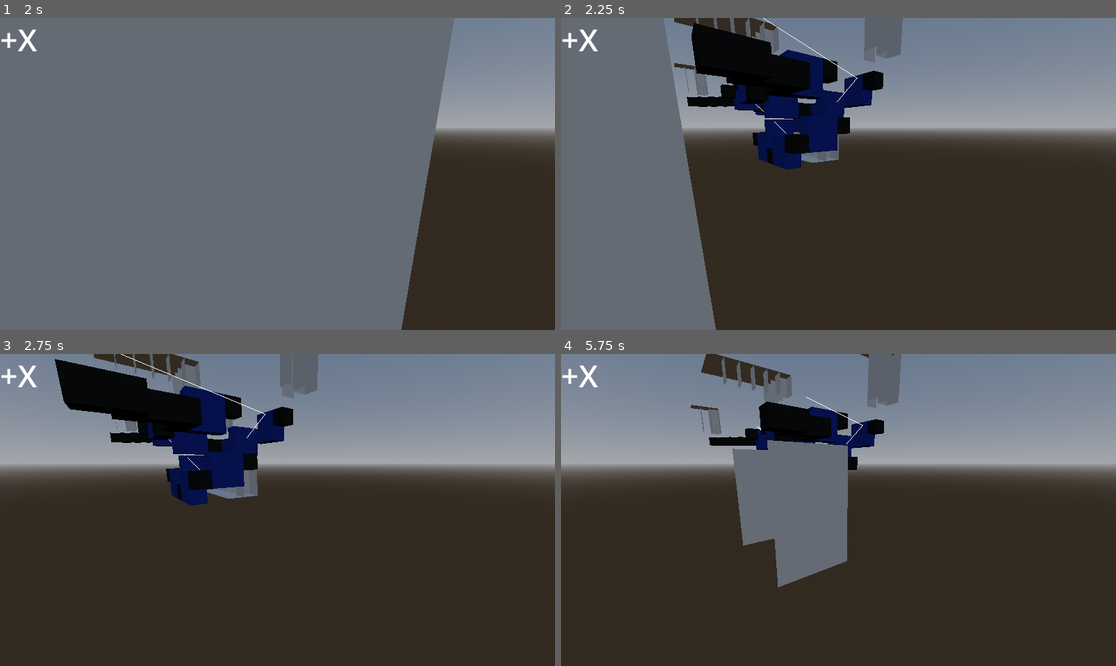
Above: before the commit, frames 1-4 (two rows, left to right).
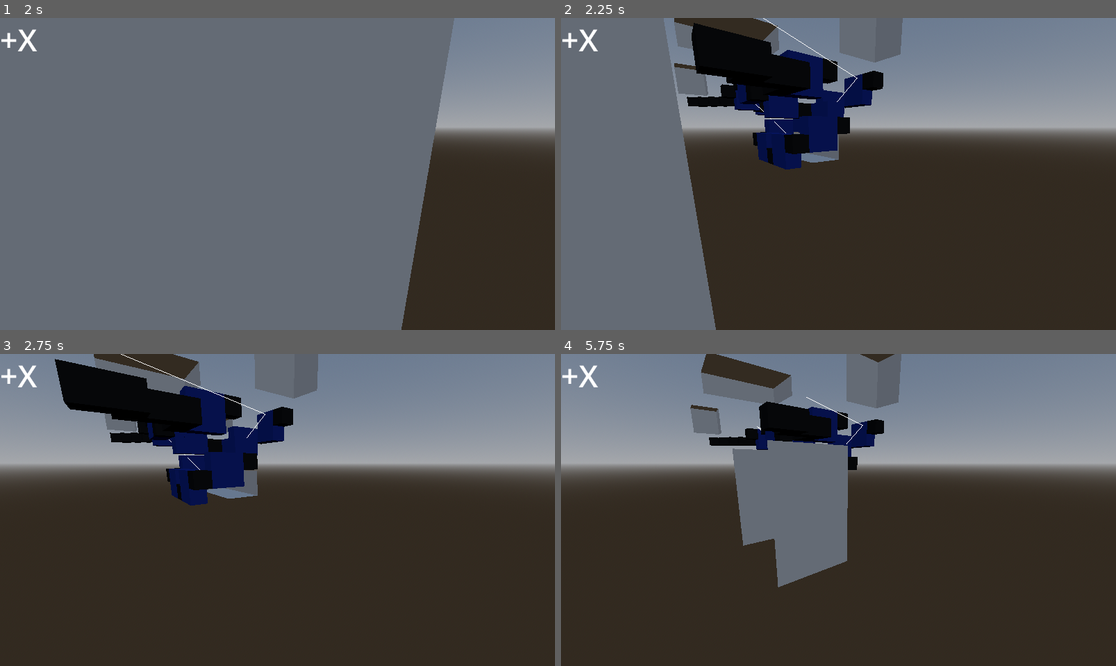
Above: after the commit, the same moments.

Repository: JackJ30/DunGen
Game: Godot game, scene res://Main.tscn
Two runs of this game, one before a commit and one after it. Both use one fixed random seed, a clock stepped at 60 frames per second and the inputs below.
Inputs (mouse positions are in pixels of both pictures, inside the frame that each line leads up to):
- Up to frame 1 (2 s): tap Enter at 0.5 s; drag from (88, 49) to (333, 105) at 0.52 s; tap Space at 1.25 s; drag from (166, 189) to (249, 236) at 1.27 s
- Up to frame 2 (2.25 s): tap Enter at 2 s; move the mouse to (894, 105) at 2.02 s; hold D from 2.03 s (still down); tap Shift at 2.1 s
- Up to frame 3 (2.75 s): keep holding D
- Up to frame 4 (5.75 s): release D at 2.75 s; drag from (810, 572) to (672, 463) at 2.77 s; tap Space at 3.5 s; move the mouse to (1005, 556) at 3.52 s; hold A 3.53-4.25 s; tap Q at 3.6 s; drag from (672, 463) to (755, 432) at 4.27 s; tap Enter at 5 s; move the mouse to (866, 510) at 5.02 s; hold S from 5.03 s (still down); tap Shift at 5.1 s; click (866, 510) at 5.17 s

Frame 1 is identical in both runs. In frame 2, 1.3% of the frame differs, in the area x 20-59%, y 0-46%; in frame 3, 1.5%; in frame 4, 1.8%, in the area x 23-60%, y 0-26%.

Commit message:
It works

Diff:
--- a/Generation/Scripts/DungeonVisualGenerator.gd
+++ b/Generation/Scripts/DungeonVisualGenerator.gd
@@ -27,62 +27,40 @@
 	if !has_neighbor(cell, Vector3i.UP, Callable(self,"room_neighbor_evaluator")):
 		new_assets.append(room_ceiling.instantiate())
 
-	var neighbors = [int(has_neighbor(cell, Vector3i(0,0,1),Callable(self,"room_neighbor_evaluator"))),int(has_neighbor(cell, Vector3i(0,0,-1),Callable(self,"room_neighbor_evaluator"))),int(has_neighbor(cell, Vector3i(1,0,0),Callable(self,"room_neighbor_evaluator"))),int(has_neighbor(cell, Vector3i(-1,0,0),Callable(self,"room_neighbor_evaluator")))]
+	Callable(self,"room_neighbor_evaluator")
+
+	var neighbors = []
+	neighbors.append(int(has_neighbor(cell, Vector3i(0,0,1),Callable(self,"room_neighbor_evaluator"))))
+	neighbors.append(int(has_neighbor(cell, Vector3i(0,0,-1),Callable(self,"room_neighbor_evaluator"))))
+	neighbors.append(int(has_neighbor(cell, Vector3i(1,0,0),Callable(self,"room_neighbor_evaluator"))))
+	neighbors.append(int(has_neighbor(cell, Vector3i(-1,0,0),Callable(self,"room_neighbor_evaluator"))))
 	var num_neighbors = neighbors[0] + neighbors[1] + neighbors[2] + neighbors[3]
 
 	if(num_neighbors != 4):
-		var new_wall = null
+		var new_wall
 		var tile_direction
-
 		if num_neighbors == 0:
 			new_wall = room_wall0.instantiate()
-			tile_direction = Vector3i.ZERO
+			tile_direction = Vector3.ZERO
 		if num_neighbors == 1:
 			new_wall = room_wall1.instantiate()
-			tile_direction = Vector3i(0,0,1)
+			tile_direction = Vector3(0,0,1)
 		if num_neighbors == 2:
 			new_wall = room_wall2.instantiate()
-			tile_direction = Vector3i(1,0,1)
+			tile_direction = Vector3(1,0,1)
 		if num_neighbors == 3:
 			new_wall = room_wall3.instantiate()
-			tile_direction = Vector3i(0,0,1)
+			tile_direction = Vector3(0,0,1)
 
 		add_child(new_wall)
 		new_wall.global_position = grid_to_world_pos_floor(cell.position, cell_scale)
 
-		var direction = Vector3(neighbors[0] - neighbors[1],0,neighbors[2]-neighbors[3])
-		tile_direction = Vector3(tile_direction.x, 0, -tile_direction.z) # fix rotation issue
-		var angle = atan2(tile_direction.x, tile_direction.z) - atan2(direction.x, direction.z) # calculate angle
+		var direction = Vector3(neighbors[2] - neighbors[3], 0, neighbors[0] - neighbors[1])
 
-		new_wall.global_rotate(Vector3.UP, angle) # apply rotation
+		var angle = atan2(tile_direction.z, tile_direction.x) - atan2(direction.z, direction.x)# direction.angle_to(tile_direction)
+		if angle < 0: angle += 2*PI
 
-		#var angle = atan2(tile_direction.x,tile_direction.y) - atan2(direction.x,direction.y)
-
-		#new_wall.global_rotate(Vector3.UP, Vector3(tile_direction).angle_to(direction))
-	#var neighbors = [has_neighbor(cell, Vector3i(0,0,-1), Callable(self,"room_neighbor_evaluator")), has_neighbor(cell, Vector3i(0,0,1), Callable(self,"room_neighbor_evaluator")), has_neighbor(cell, Vector3i(1,0,0), Callable(self,"room_neighbor_evaluator")), has_neighbor(cell, Vector3i(-1,0,0), Callable(self,"room_neighbor_evaluator"))]
-	#var num_neighbors = (int(neighbors[0]) + int(neighbors[1]) + int(neighbors[2]) + int(neighbors[3]))
-
-	#if num_neighbors != 4:
-		#var new_wall = null
-		#var angle
-		#if num_neighbors == 0:
-		#	new_wall = room_wall0.instantiate()
-		#	angle = Vector3.ZERO
-		#if num_neighbors == 1:
-		#	new_wall = room_wall1.instantiate()
-		#	angle = Vector3(0,0,1)
-		#if num_neighbors == 2:
-		#	new_wall = room_wall2.instantiate()
-		#	angle = Vector3(1,0,1)
-		#if num_neighbors == 3:
-		#	new_wall = room_wall3.instantiate()
-		#	angle = Vector3(0,0,1)
-
-		#add_child(new_wall)
-		#new_wall.global_position = grid_to_world_pos_floor(cell.position, cell_scale)
-
-		#var direction = Vector3(int(neighbors[2]) - int(neighbors[3]), 0, int(neighbors[1]) - int(neighbors[0])) # This is issue
-		#new_wall.global_rotate(Vector3.UP, direction.angle_to(angle))
+		new_wall.global_rotation.y = angle
 
 	for node in new_assets:
 		add_child(node)
